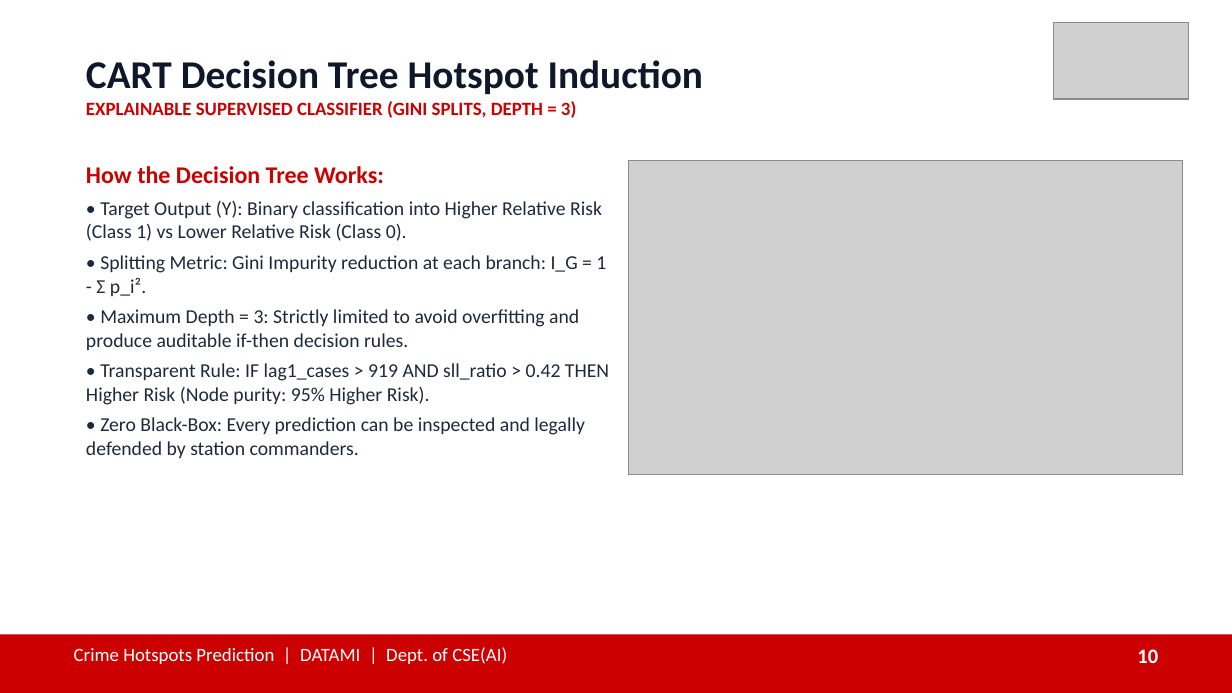
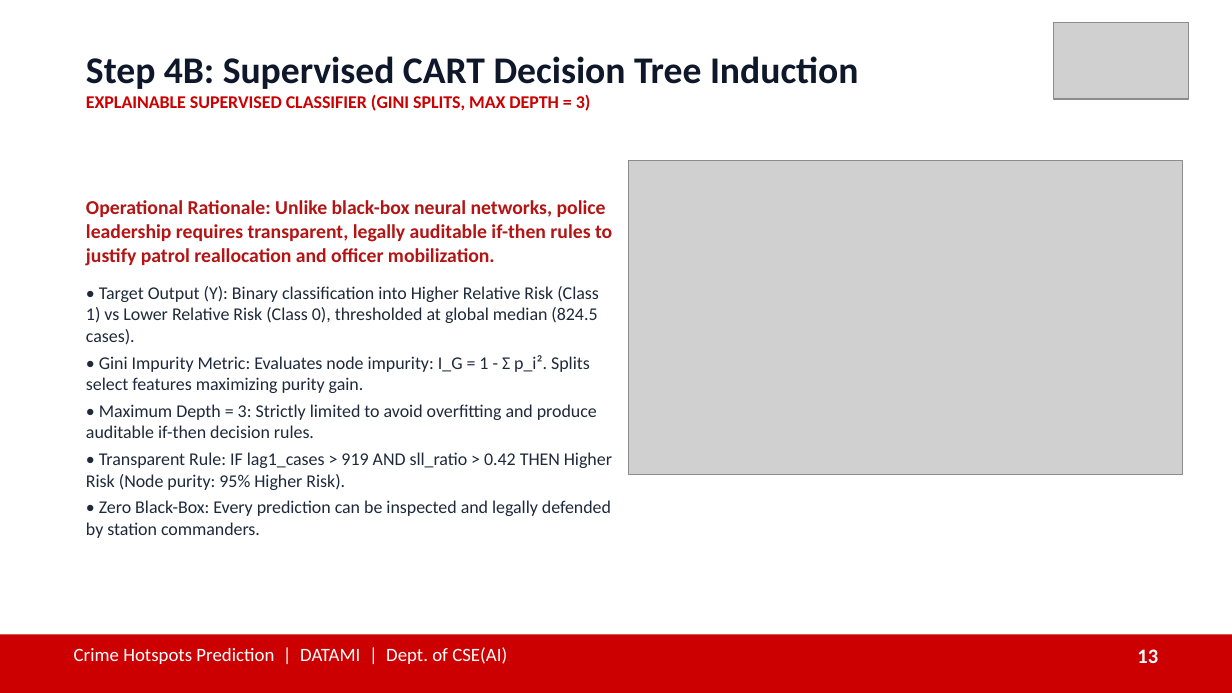
Before and after one commit to JVN321/DATAMI, a slide deck: slide 13 of presentation/Crime_Hotspots_Prediction_DATAMI.pptx (slide 10 before the commit). Drawn at 1232x693 pixels with LibreOffice and Linux fonts; fonts in the diff are those of the drawing; grey boxes stand for pictures. Boxes give left, top, right and bottom in pixels: in the first picture for what was removed or moved away, otherwise in the second. Text is boxed around its words. In the diff, an @@ line names an element or a change of style, - is before the commit and + after.

```diff
--- a/presentation/Crime_Hotspots_Prediction_DATAMI.pptx
+++ b/presentation/Crime_Hotspots_Prediction_DATAMI.pptx
@@ text at (86, 56, 859, 111): text changed; size 11 to 10.5 pt @@
-CART Decision Tree Hotspot Induction
-EXPLAINABLE SUPERVISED CLASSIFIER (GINI SPLITS, DEPTH = 3)
+Step 4B: Supervised CART Decision Tree Induction
+EXPLAINABLE SUPERVISED CLASSIFIER (GINI SPLITS, MAX DEPTH = 3)
@@ text "Operational Rationale: Unlike black-box neural ...": place and size @@
-text "Operational Rationale: Unlike black-box neural ..." at (86, 166, 609, 458)
+text "Operational Rationale: Unlike black-box neural ..." at (86, 200, 612, 538)
@@ text at (86, 200, 612, 393): text changed; size 11.5 to 10.5 pt @@
-How the Decision Tree Works:
-• Target Output (Y): Binary classification into Higher Relative Risk (Class 1) vs Lower Relative Risk (Class 0).
-• Splitting Metric: Gini Impurity reduction at each branch: I_G = 1 - Σ p_i².
+Operational Rationale: Unlike black-box neural networks, police leadership requires transparent, legally auditable if-then rules to justify patrol reallocation and officer mobilization.
+• Target Output (Y): Binary classification into Higher Relative Risk (Class 1) vs Lower Relative Risk (Class 0), thresholded at global median (824.5 cases).
+• Gini Impurity Metric: Evaluates node impurity: I_G = 1 - Σ p_i². Splits select features maximizing purity gain.
@@ text at (86, 404, 612, 538): size 11.5 to 10.5 pt in "• Maximum Depth = 3: Strictly limited ...", "• Transparent Rule: IF lag1_cases > 919 ...", "• Zero Black-Box: Every prediction can be ..."; less space between paragraphs @@
@@ text at (1137, 649, 1158, 663): text changed @@
-10
+13
```
Also in this commit, not shown: 15 other slides changed, 4 slides added, 1 slide removed, 25 other files.
